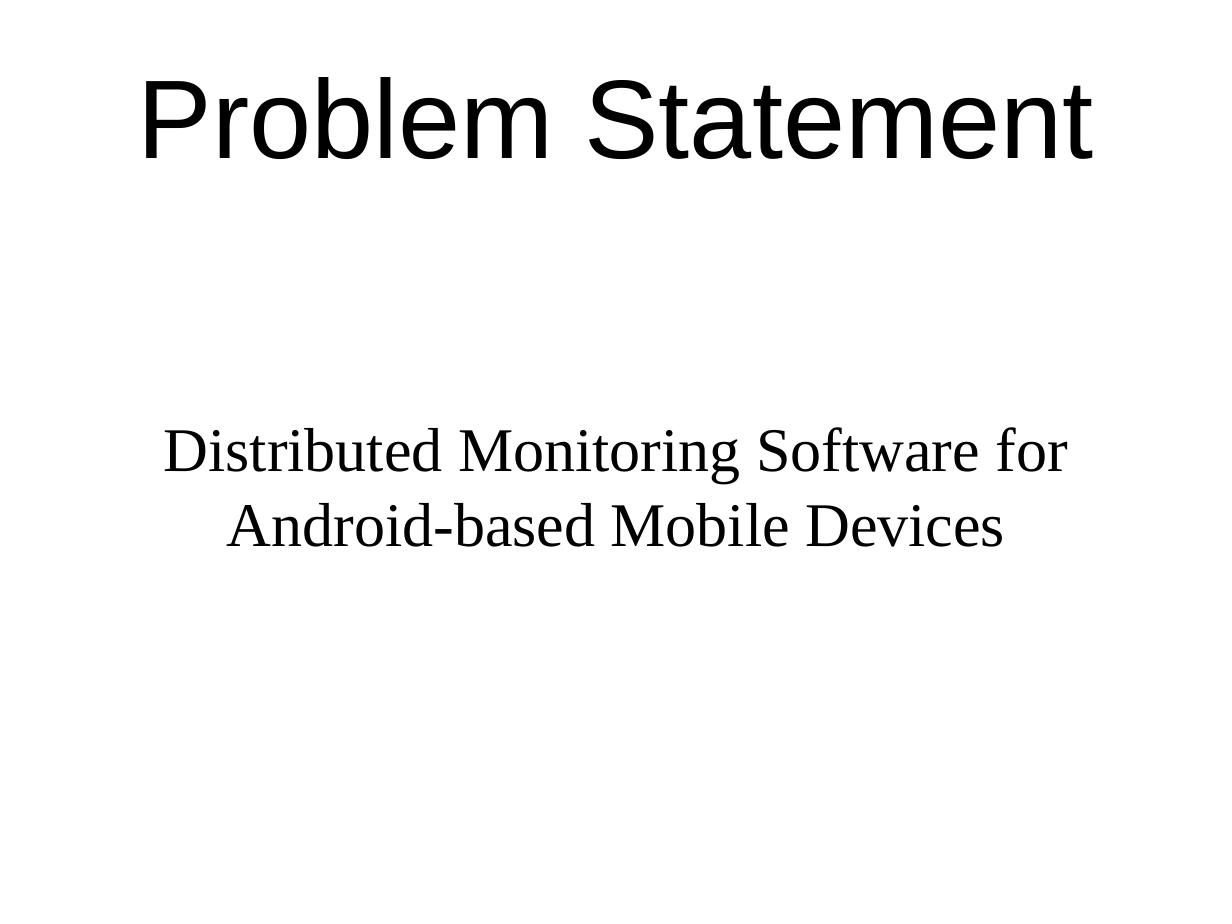
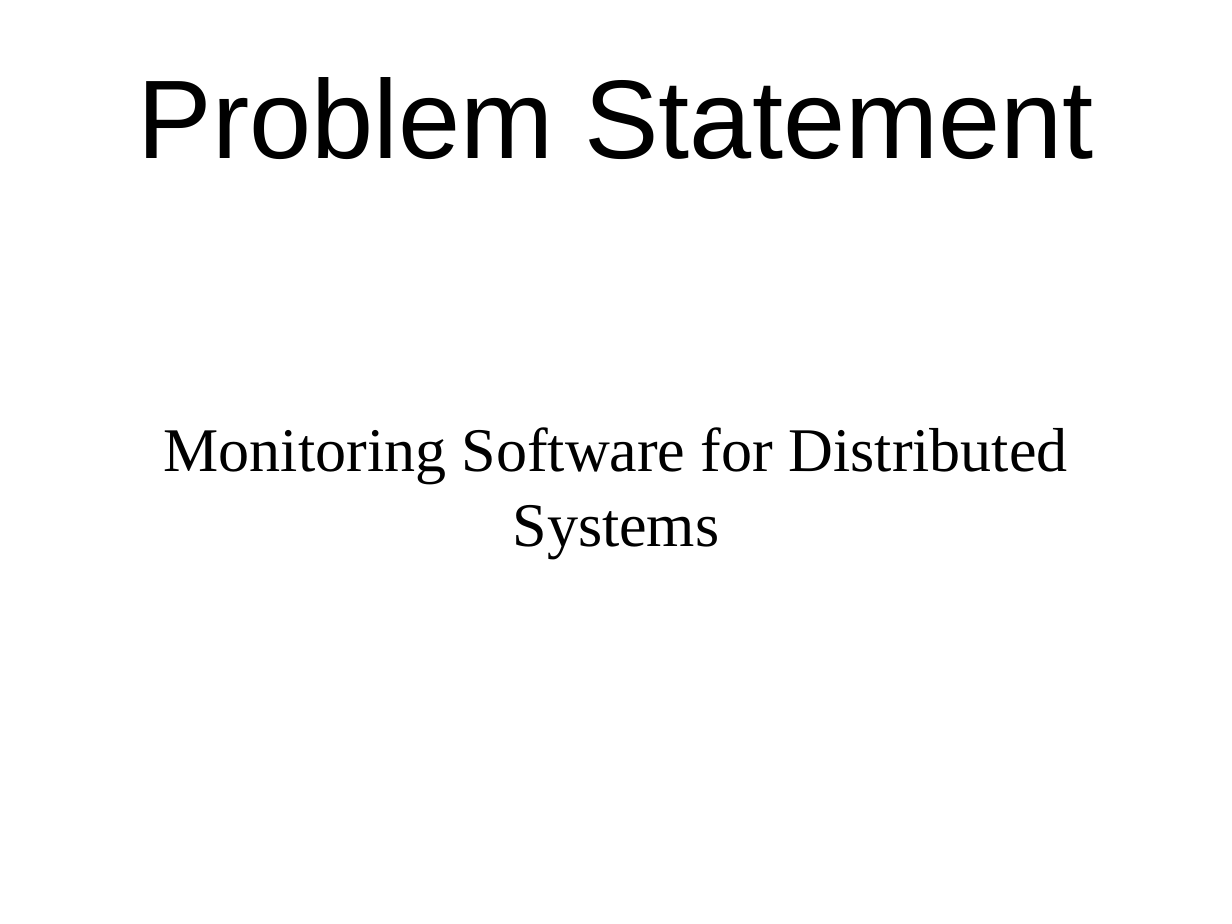
Before and after one commit to andrewazores/Capstone, a slide deck: slide 1 of documentation/problem_statement_presentation.odp. Drawn at 1232x924 pixels with LibreOffice and Linux fonts; fonts in the diff are those of the drawing. Boxes give left, top, right and bottom in pixels: in the first picture for what was removed or moved away, otherwise in the second. Text is boxed around its words. In the diff, an @@ line names an element or a change of style, - is before the commit and + after.

Commit message:
Edit Problem Statement
changed presentation to focus more on the algorithm instead of the application
added skynet picture
added further explanation of what we are actually doing

```diff
--- a/documentation/problem_statement_presentation.odp
+++ b/documentation/problem_statement_presentation.odp
@@ subtitle at bbox=[164, 427, 1068, 558]: text changed @@
-Distributed Monitoring Software for Android-based Mobile Devices
+Monitoring Software for Distributed Systems
```
Also in this commit, not shown: 3 other slides changed, 4 slides added, 3 slides removed.
